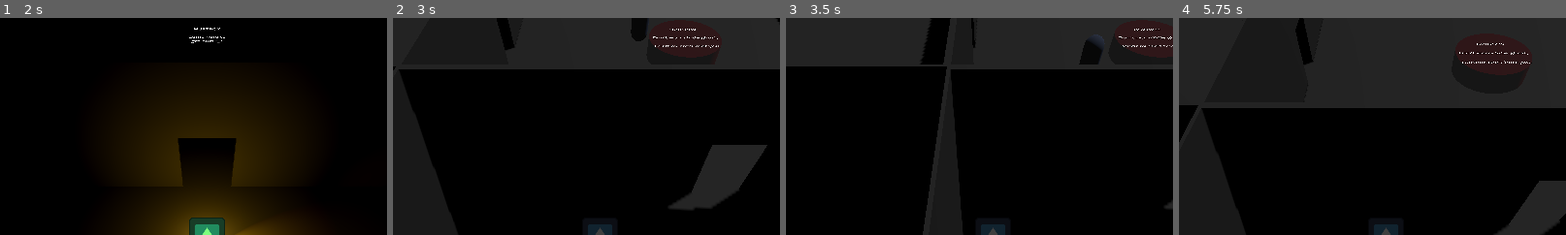
Above: before the commit, frames 1-4 (left to right).
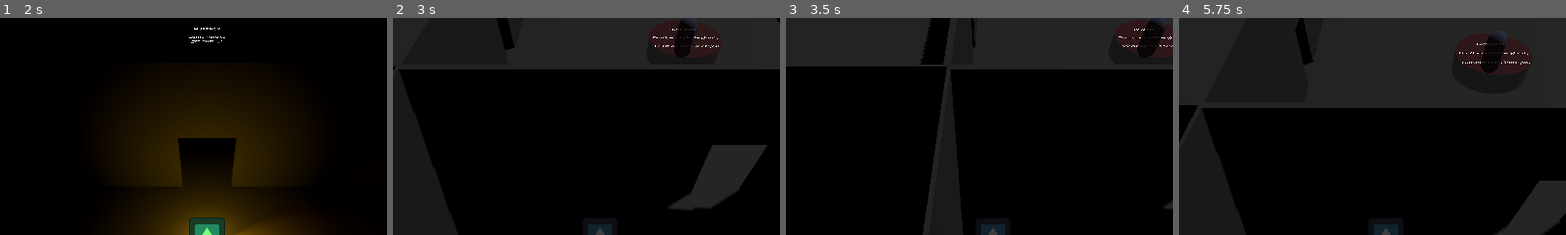
Above: after the commit, the same moments.

Repository: Rusty-Rat-Studios/dead-living-and-dying
Game: Godot game, scene res://game.tscn
The game is run twice, just before and just after one commit, with the same random seed, the same clock (stepped at 60 frames per second) and the same inputs. The engine's default icon, where the game draws it, is replaced by a stand-in: a white triangle on a blue panel in a dark square.
Inputs (mouse positions are % of the whole screen's width and height, from its top left):
- Up to frame 1 (2 s): tap Enter at 0.5 s; move the mouse to (45, 70) at 0.52 s; hold Up (ui_up) from 0.53 s (still down); tap Tab at 0.6, 1.35 s; move the mouse to (80, 65) at 1.27 s
- Up to frame 2 (3 s): move the mouse to (20, 35) at 2.02 s; release Up (ui_up) at 2.03 s; hold Left (ui_left) from 2.03 s (still down); tap Tab at 2.1, 2.85 s; move the mouse to (55, 50) at 2.77 s
- Up to frame 3 (3.5 s): keep holding Left (ui_left)
- Up to frame 4 (5.75 s): move the mouse to (35, 25) at 3.52 s; release Left (ui_left) at 3.53 s; hold Down (ui_down) 3.53-4.28 s; tap Tab at 3.6, 4.35, 5.1 s; move the mouse to (72, 45) at 4.27 s; hold Right (ui_right) 4.28-5.03 s; move the mouse to (30, 55) at 5.02 s; hold Up (ui_up) from 5.03 s (still down)
The pictures show only the part of the screen within x 23-73%, y 0-50%; the shares and areas given below are measured in that part.

Frame 1 is identical in both runs. In frame 2, 1.0% of the frame differs, in the area x 61-79%, y 0-18%; in frame 3, 1.2%, in the area x 75-98%, y 0-22%; in frame 4, 0.7%.
Error after the commit: Parse Error: Identifier "state_possessing" not declared in the current scope. (res://ghost/state_waiting.gd:73)

Commit message:
Increase likelihood of possession for debugging

Diff:
--- a/ghost/state_waiting.gd
+++ b/ghost/state_waiting.gd
@@ -67,10 +67,10 @@
 	is_paused = false
 
 	# 50/50 chance to continue waiting or possess item
-	var decision: int = parent.rng.randi_range(0, 1)
-	if decision == 1:
+	var decision: int = parent.rng.randi_range(0, 3)
+	if decision != 0:
 		print("ghost decided to possess")
-		parent.state_machine.change_state(state_possessing_waiting)
+		parent.state_machine.change_state(state_possessing)
 	else:
 		set_random_target()
 
